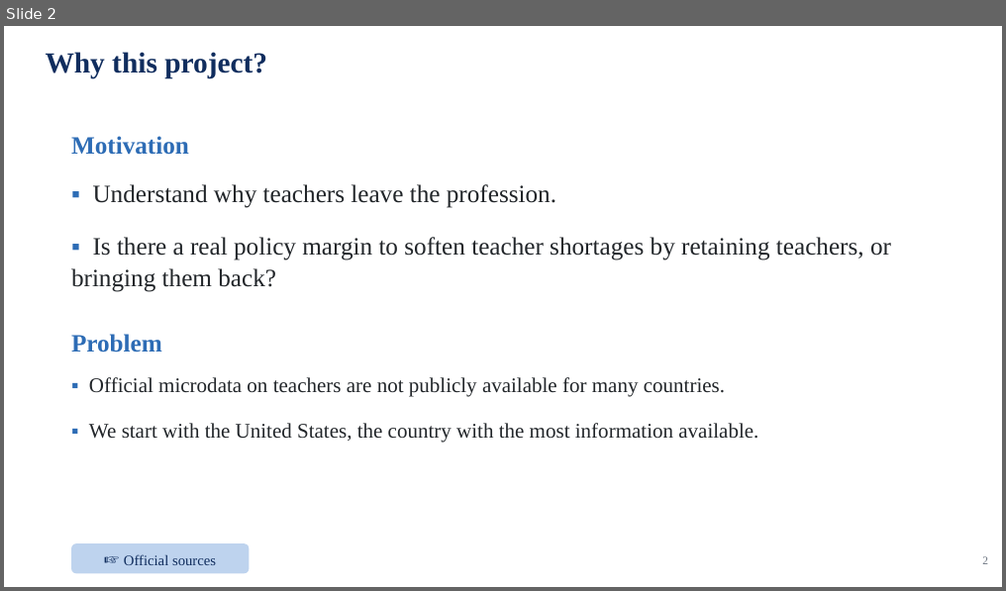
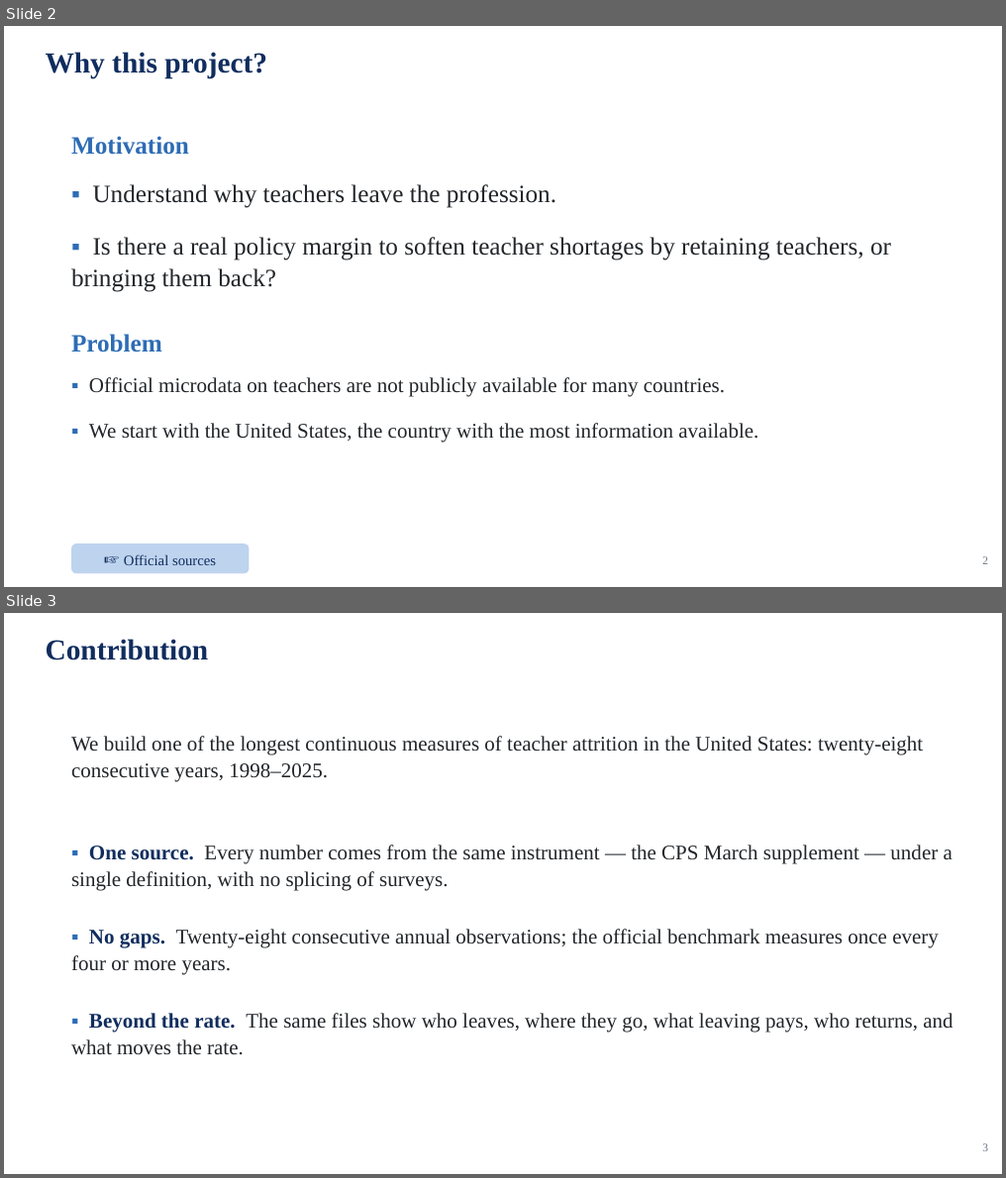
Before and after one commit to jedr1-ship-it/Alternative-Pathways----Quant, a slide deck: report/data_cluster/Proyect_US_cluster.pptx. Shown one above the other, each under a label of ours: slide 2 before the commit, slides 2 and 3 after it. The pictures are 1006x591 and 1006x1178 pixels, drawn with LibreOffice and Linux fonts; fonts in the diff are those of the drawing. Boxes give left, top, right and bottom in pixels: in the first picture for what was removed or moved away, otherwise in the second. Text is boxed around its words. In the diff, an @@ line names an element or a change of style, - is before the commit and + after.

```diff
--- a/report/data_cluster/Proyect_US_cluster.pptx
+++ b/report/data_cluster/Proyect_US_cluster.pptx
@@ slide 3 added at (4, 613, 1002, 1174), background #FFFFFF @@
@@ text added at (46, 639, 209, 661), 28 pt, text #102D5E, bold @@
+Contribution
@@ text added at (71, 736, 923, 782), 20 pt, text #212529 @@
+We build one of the longest continuous measures of teacher attrition in the United States: twenty-eight consecutive years, 1998–2025.
@@ text added at (71, 845, 952, 1056), 20 pt, text #212529 @@
+▪ One source. Every number comes from the same instrument — the CPS March supplement — under a single definition, with no splicing of surveys.
+▪ No gaps. Twenty-eight consecutive annual observations; the official benchmark measures once every four or more years.
+▪ Beyond the rate. The same files show who leaves, where they go, what leaving pays, who returns, and what moves the rate.
@@ text added at (982, 1144, 988, 1152), 11 pt, text #6B7480 @@
+3
```
Also in this commit, not shown: 1 slide removed, 4 other files.
